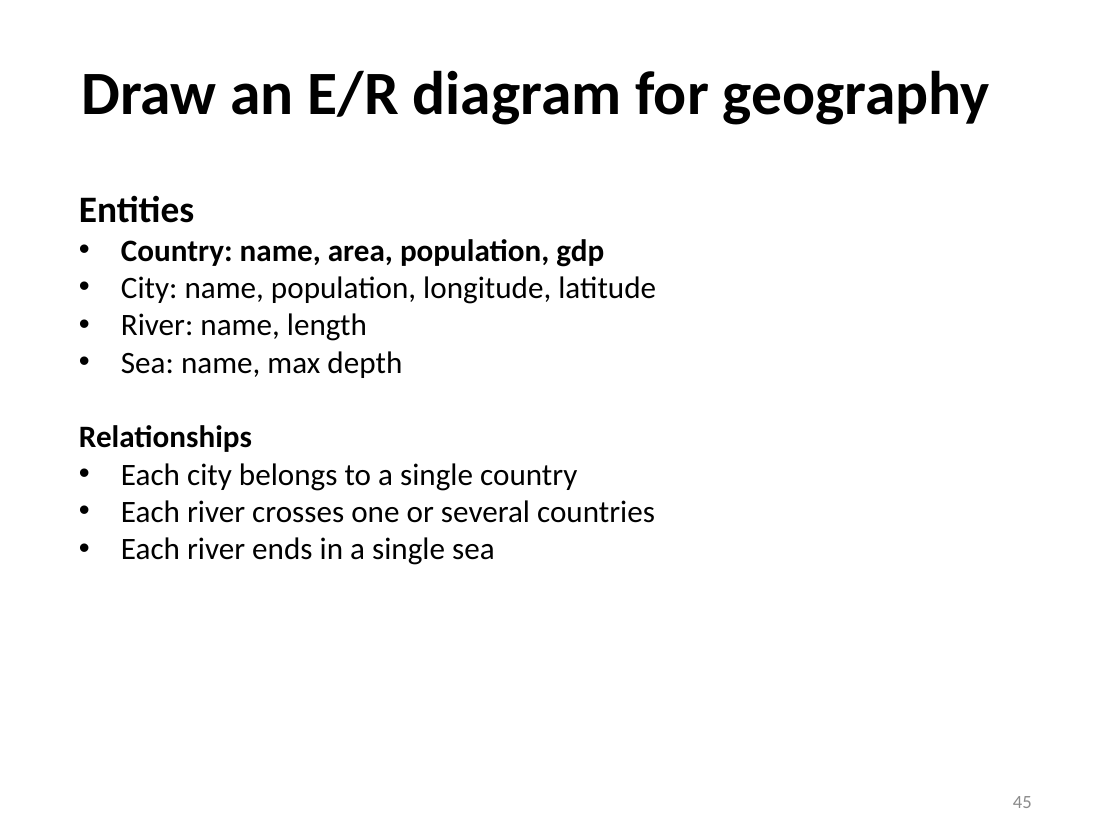
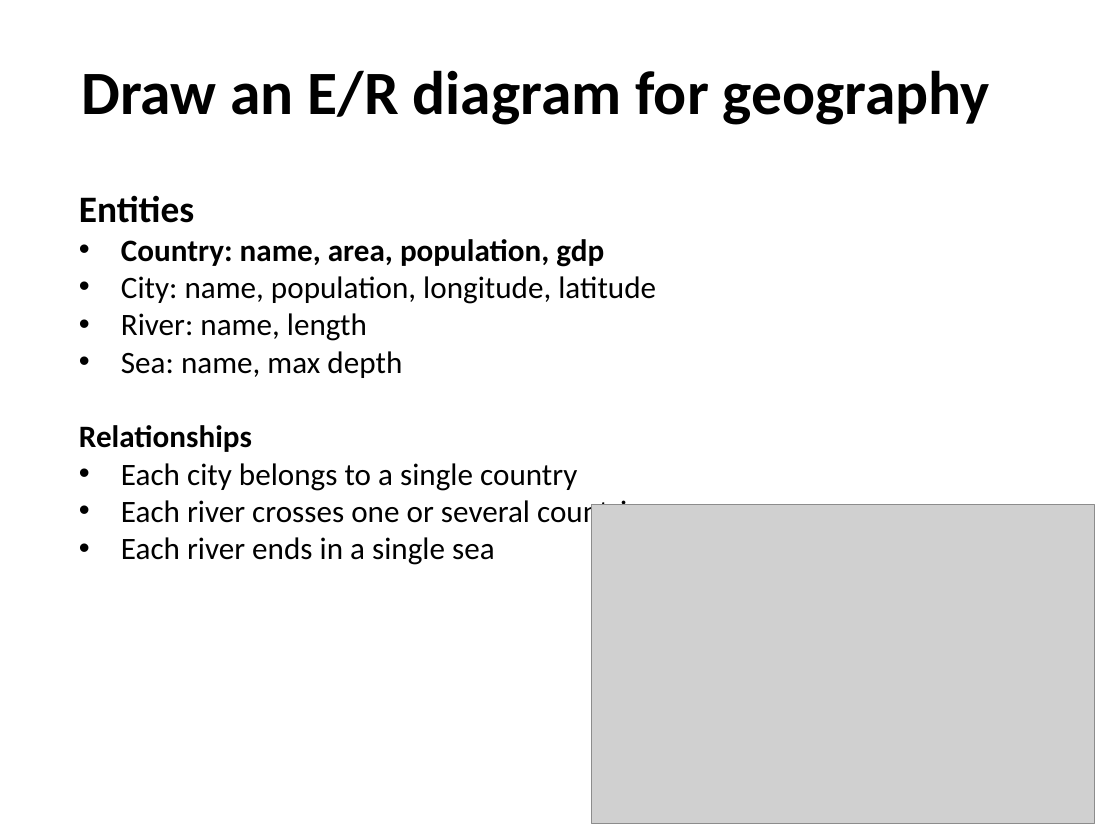
Before and after one commit to sfu-db/cmpt354, a slide deck: slide 45 of Lectures/lec8-er-model.pptx. Drawn at 1120x840 pixels with LibreOffice and Linux fonts; fonts in the diff are those of the drawing; grey boxes stand for pictures. Boxes give left, top, right and bottom in pixels: in the first picture for what was removed or moved away, otherwise in the second. Text is boxed around its words. In the diff, an @@ line names an element or a change of style, - is before the commit and + after.

```diff
--- a/Lectures/lec8-er-model.pptx
+++ b/Lectures/lec8-er-model.pptx
@@ picture added at (591, 505, 1094, 823) @@
@@ page number removed at (1013, 796, 1032, 808) @@
-45
```
Also in this commit, not shown: 3 other slides changed, 1 slide removed, 13 other files.
